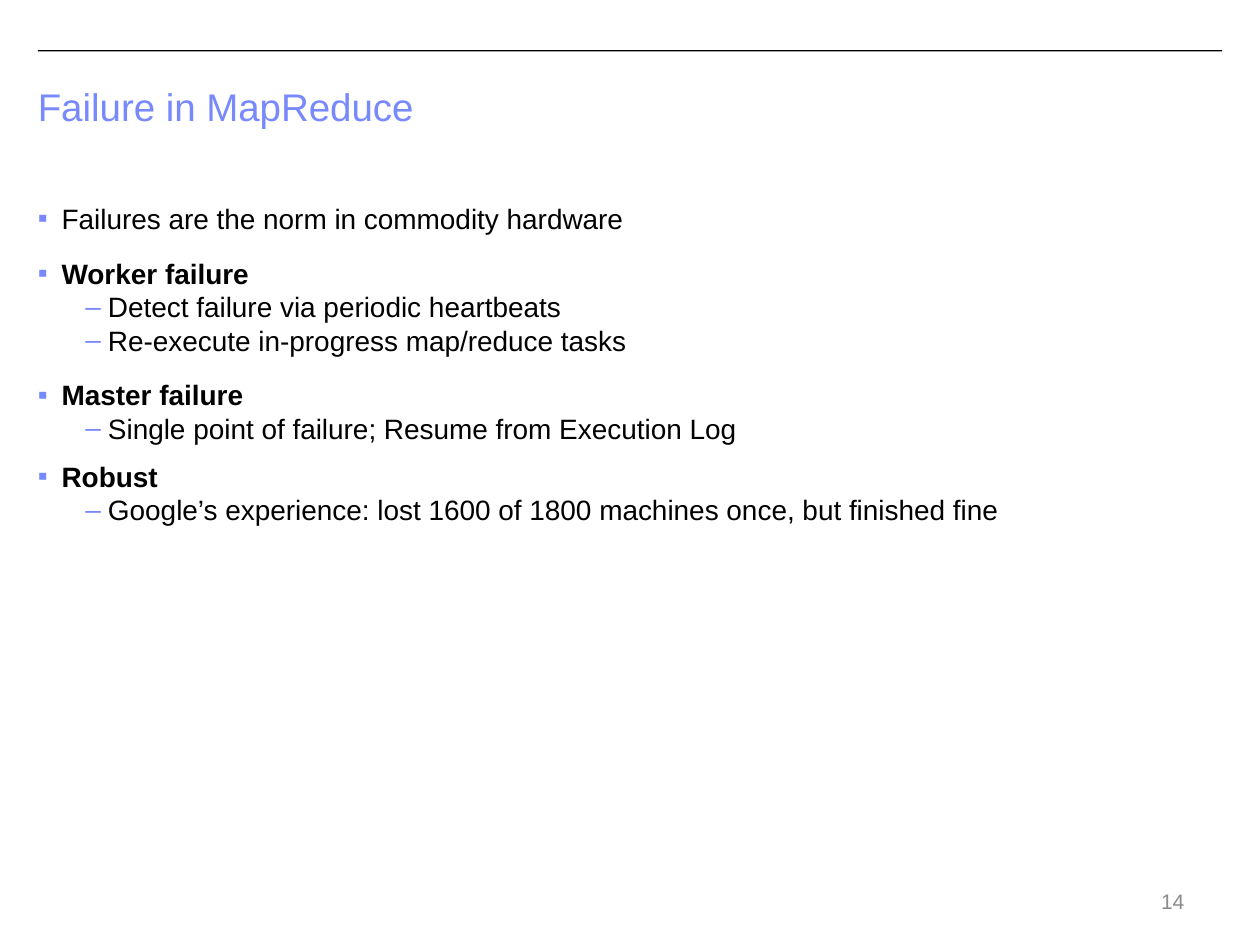
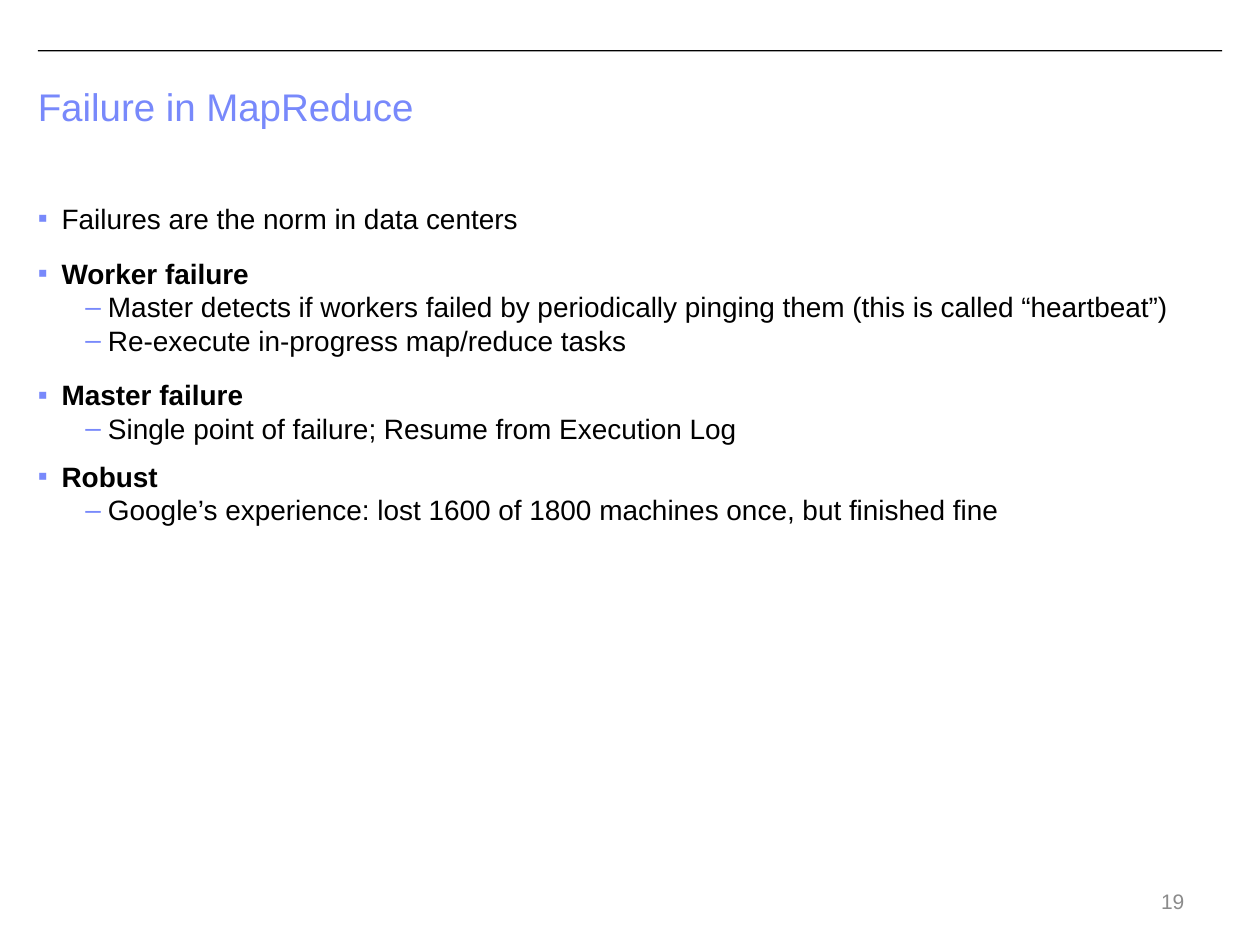
Before and after one commit to CS-W4121/cs-w4121.github.io, a slide deck: slide 19 of slides/Topic 6 - MapReduce and Spark.pptx (slide 14 before the commit). Drawn at 1260x945 pixels with LibreOffice and Linux fonts; fonts in the diff are those of the drawing. Boxes give left, top, right and bottom in pixels: in the first picture for what was removed or moved away, otherwise in the second. Text is boxed around its words. In the diff, an @@ line names an element or a change of style, - is before the commit and + after.

```diff
--- a/slides/Topic 6 - MapReduce and Spark.pptx
+++ b/slides/Topic 6 - MapReduce and Spark.pptx
@@ text at [62,208,518,230]: text changed @@
-▪ Failures are the norm in commodity hardware
+▪ Failures are the norm in data centers
@@ text at [108,296,1167,322]: text changed @@
-  – Detect failure via periodic heartbeats
+  – Master detects if workers failed by periodically pinging them (this is called “heartbeat”)
@@ page number at [1161,894,1184,909]: text changed @@
-14
+19
```
Also in this commit, not shown: 14 other slides changed, 5 slides added, 3 slides removed, 1 other file.
